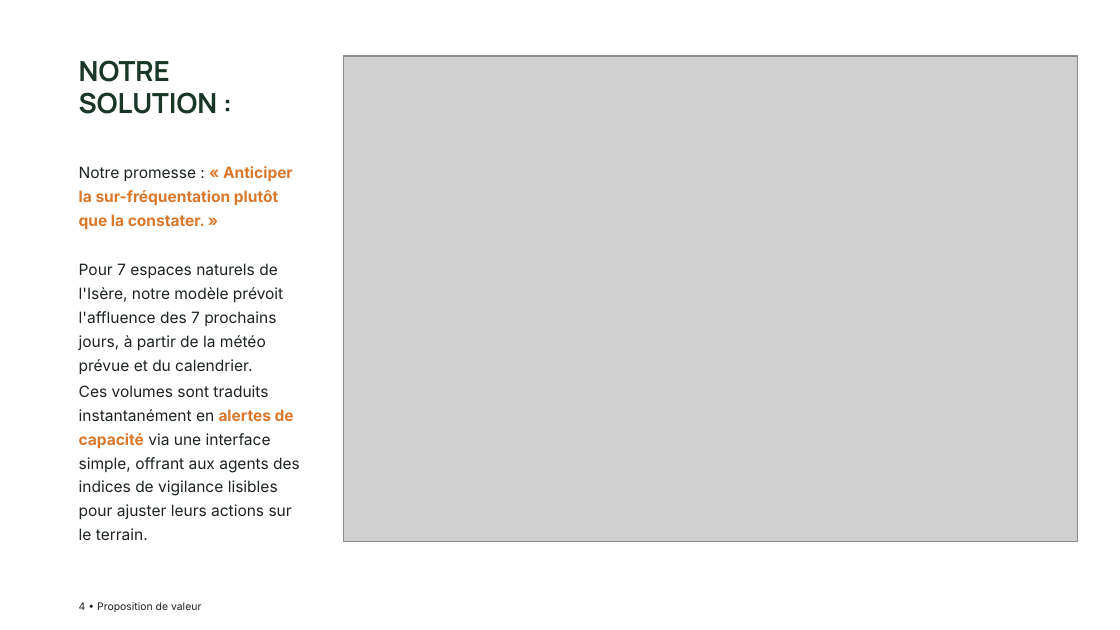
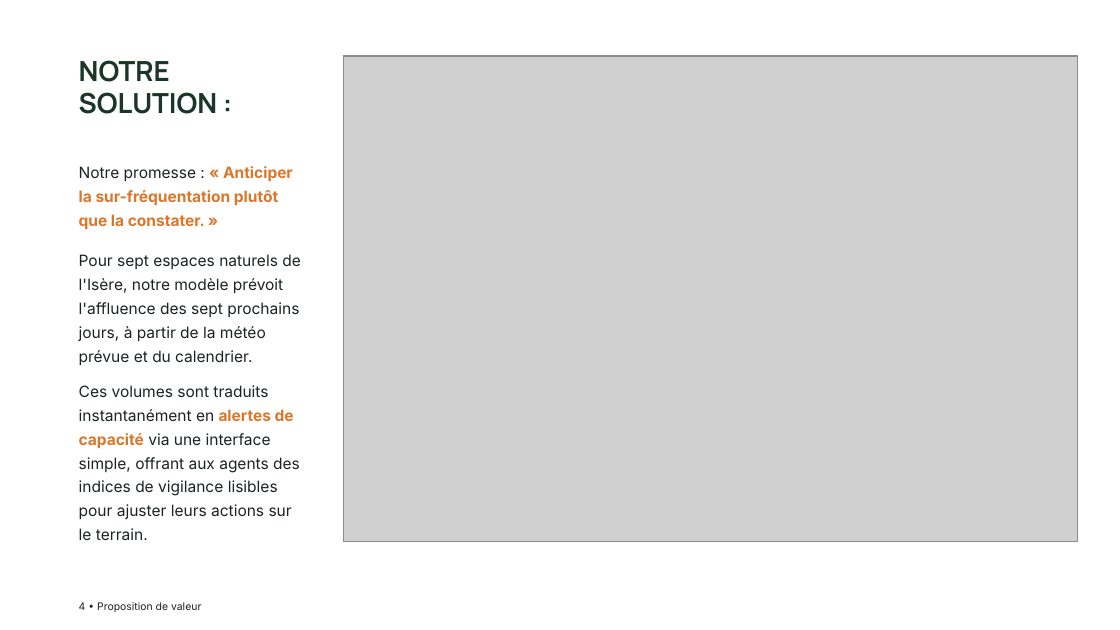
Before and after one commit to Claken/HACKATHON-DGE, a slide deck: slide 4 of livrable/Equipe 2 - Slides.pptx. Drawn at 1120x630 pixels with LibreOffice and Linux fonts; fonts in the diff are those of the drawing; grey boxes stand for pictures; background and template pictures are left out. Boxes give left, top, right and bottom in pixels: in the first picture for what was removed or moved away, otherwise in the second. Text is boxed around its words. In the diff, an @@ line names an element or a change of style, - is before the commit and + after.

Commit message:
update

```diff
--- a/livrable/Equipe 2 - Slides.pptx
+++ b/livrable/Equipe 2 - Slides.pptx
@@ text at (x1=79, y1=254, x2=301, y2=365): text changed @@
-Pour 7 espaces naturels de l'Isère, notre modèle prévoit l'affluence des 7 prochains jours, à partir de la météo prévue et du calendrier.
+Pour sept espaces naturels de l'Isère, notre modèle prévoit l'affluence des sept prochains jours, à partir de la météo prévue et du calendrier.
```
